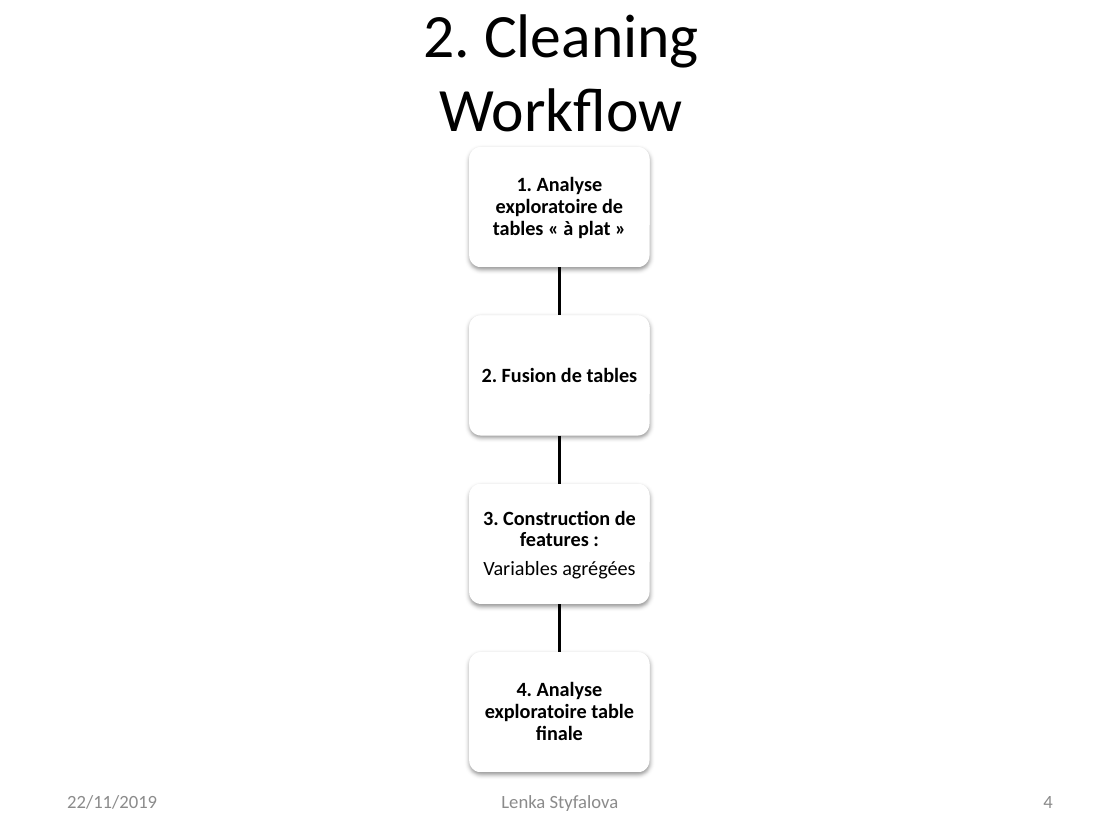
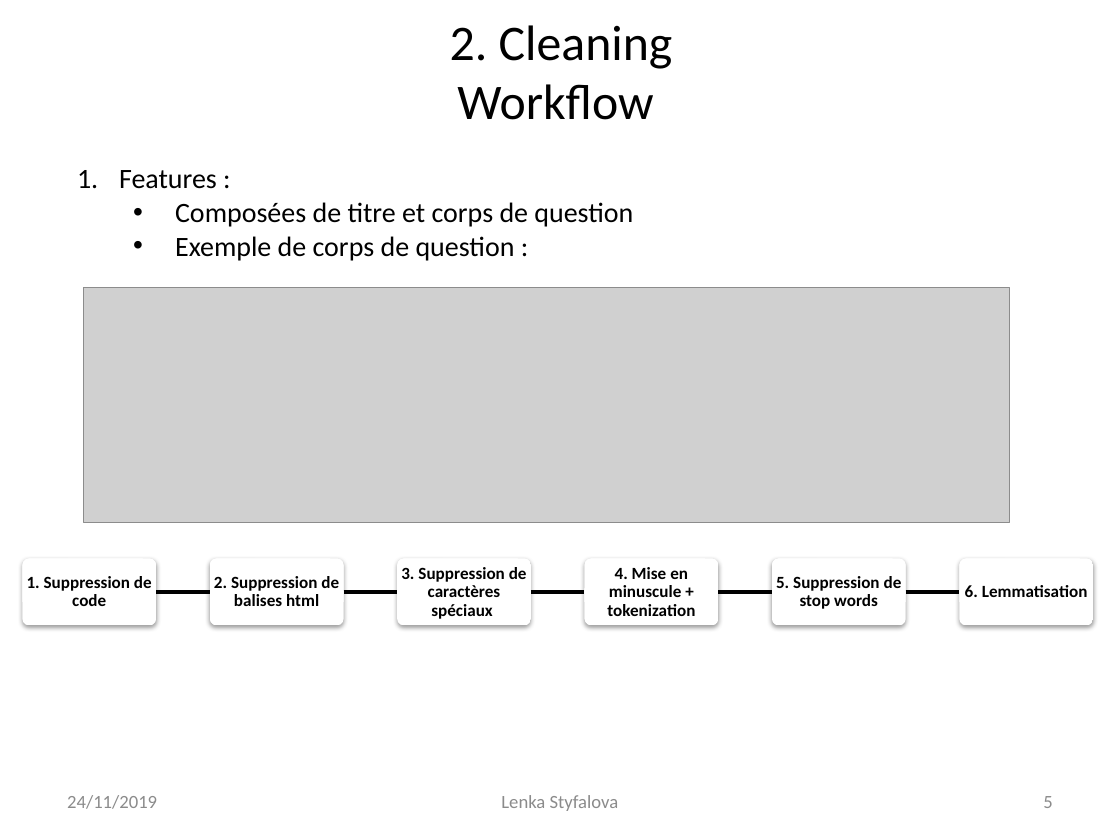
Before and after one commit to Lenka-St/Projet5, a slide deck: slide 5 of Projet 5 - Catégorisez automatiquement des questions.pptx (slide 4 before the commit). Drawn at 1120x840 pixels with LibreOffice and Linux fonts; fonts in the diff are those of the drawing; grey boxes stand for pictures. Boxes give left, top, right and bottom in pixels: in the first picture for what was removed or moved away, otherwise in the second. Text is boxed around its words. In the diff, an @@ line names an element or a change of style, - is before the commit and + after.

Commit message:
Cleaning Test, modelisation supervisée

```diff
--- a/Projet 5 - Catégorisez automatiquement des questions.pptx
+++ b/Projet 5 - Catégorisez automatiquement des questions.pptx
@@ title "2. Cleaning Workflow" at (450,25,673,120): size 39.6 to 32 pt @@
@@ text added at (119,170,633,261), 18 pt, text #000000 @@
+1. Features :
+  • Composées de titre et corps de question
+  • Exemple de corps de question :
@@ picture added at (84,288,1010,522) @@
@@ rounded rectangle: place and size @@
-rounded rectangle at (469,484,650,604)
+rounded rectangle at (585,559,719,626)
@@ freeform shape: place and size @@
-freeform shape at (553,604,564,652)
+freeform shape at (531,590,585,595)
@@ group added at (22,559,1094,626): 6 texts, 5 rounded rectangles, 4 freeform shapes @@
+1. Suppression de code
+2. Suppression de balises html
+3. Suppression de caractères spéciaux
+4. Mise en minuscule + tokenization
+5. Suppression de stop words
+6. Lemmatisation
@@ group removed at (469,147,650,772): 4 texts, 3 rounded rectangles, 2 freeform shapes @@
-1. Analyse exploratoire de tables « à plat »
-2. Fusion de tables
-3. Construction de features :
-Variables agrégées
-4. Analyse exploratoire table finale
@@ text at (67,795,157,809): text changed @@
-22/11/2019
+24/11/2019
@@ page number at (1043,796,1052,808): text changed @@
-4
+5
```
Also in this commit, not shown: 11 other slides changed, 5 slides added, 3 other files.
